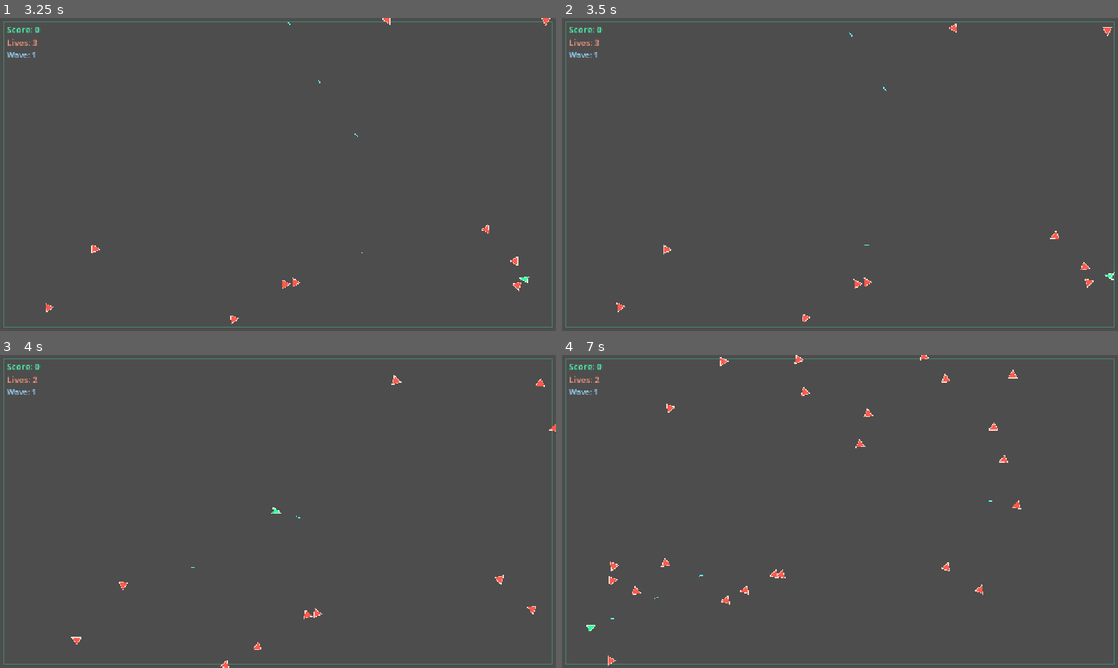
Above: before the commit, frames 1-4 (two rows, left to right).
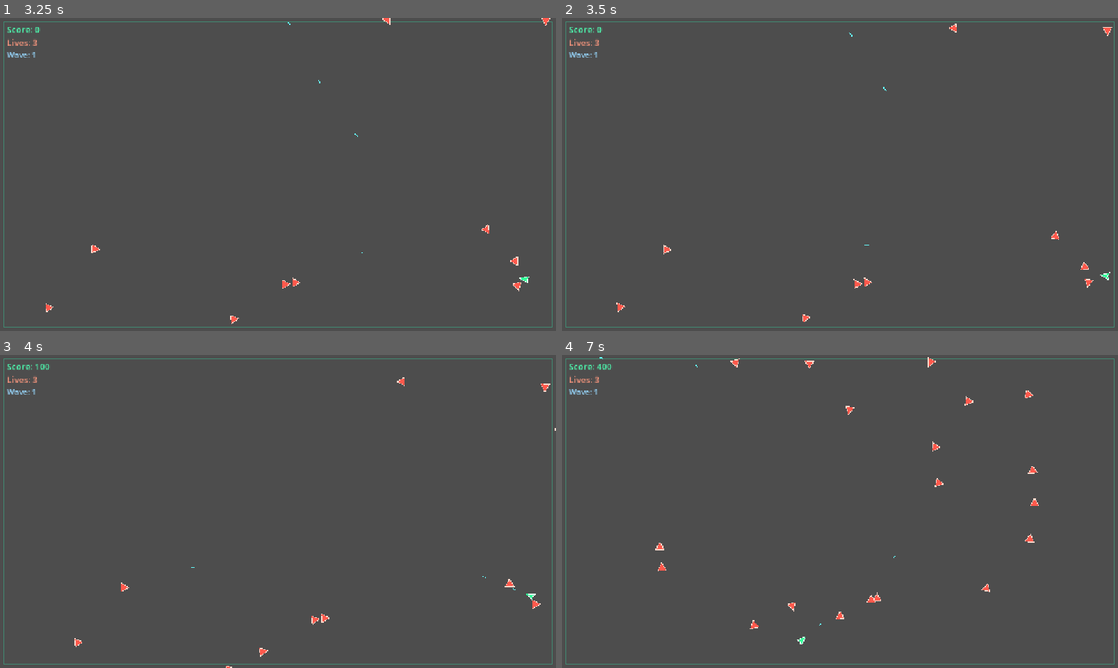
Above: after the commit, the same moments.

Repository: VeryDerryberry/Astro-Defender
Game: Godot game, scene res://main.tscn
Two runs of this game, one before a commit and one after it. Both use one fixed random seed, a clock stepped at 60 frames per second and the inputs below.
Inputs (mouse positions are in pixels of both pictures, inside the frame that each line leads up to):
- Up to frame 1 (3.25 s): tap Enter at 0.5 s; move the mouse to (400, 158) at 0.52 s; press the mouse at (400, 158) at 0.53 s; hold D (move_right) 0.53-1.28 s; move the mouse to (166, 190) at 1.27 s; release the mouse at (166, 190) at 1.28 s; hold S (move_down) 1.28-2.03 s; click (166, 190) at 1.35 s; move the mouse to (333, 105) at 2.02 s; press the mouse at (333, 105) at 2.03 s; hold D (move_right) 2.03-2.78 s; move the mouse to (250, 237) at 2.77 s; release the mouse at (250, 237) at 2.78 s; hold W (move_up) from 2.78 s (still down); click (250, 237) at 2.85 s
- Up to frame 2 (3.5 s): keep holding W (move_up)
- Up to frame 3 (4 s): move the mouse to (444, 558) at 3.52 s; release W (move_up) at 3.53 s; press the mouse at (444, 558) at 3.53 s; hold A (move_left) from 3.53 s (still down)
- Up to frame 4 (7 s): move the mouse to (673, 464) at 4.27 s; release the mouse at (673, 464) at 4.28 s; click (673, 464) at 4.35 s; move the mouse to (867, 511) at 5.02 s; release A (move_left) at 5.03 s; press the mouse at (867, 511) at 5.03 s; hold S (move_down) 5.03-5.78 s; move the mouse to (756, 433) at 5.77 s; release the mouse at (756, 433) at 5.78 s; hold D (move_right) 5.78-6.53 s; click (756, 433) at 5.85 s; move the mouse to (962, 495) at 6.52 s; press the mouse at (962, 495) at 6.53 s; hold W (move_up) from 6.53 s (still down)

Frame 1 is identical in both runs. In frame 2, less than 0.1% of the frame differs, in the area x 18-100%, y 4-96%; in frame 3, 0.5%; in frame 4, 1.1%, in the area x 4-86%, y 0-100%.

Commit message:
Fix enemy destroy scoring and complete runtime verification
Add enemy.destroy() to award 100 points on projectile hits. Improve
runtime probe aiming for headless tests and expand verify.sh with VP-1c
runtime checks for walls, collisions, and wave spawning.

Diff:
--- /dev/null
+++ b/runtime_probe.tscn
@@ -0,0 +1,6 @@
+[gd_scene load_steps=2 format=3 uid="uid://bruntimeprobe1"]
+
+[ext_resource type="Script" path="res://scripts/runtime_probe.gd" id="1_probe"]
+
+[node name="RuntimeProbe" type="Node"]
+script = ExtResource("1_probe")
--- a/scripts/enemy.gd
+++ b/scripts/enemy.gd
@@ -2,6 +2,7 @@
 
 const GameLogic := preload("res://scripts/game_logic.gd")
 const BASE_SPEED := 90.0
+const SCORE_VALUE := 100
 
 var velocity := Vector2.ZERO
 var speed_multiplier := 1.0
@@ -9,6 +10,12 @@
 
 @onready var body: Polygon2D = $Body
 @onready var outline: Line2D = $Outline
+
+
+func destroy(award_score: bool = true) -> void:
+	if award_score:
+		GameManager.add_score(SCORE_VALUE)
+	queue_free()
 
 
 func setup(spawn_pos: Vector2, target_node: Node2D, multiplier: float = 1.0) -> void:
--- a/scripts/game_logic.gd
+++ b/scripts/game_logic.gd
@@ -29,6 +29,14 @@
 	var border := arena_rect(viewport_size)
 	var pad := Vector2(hull_radius, hull_radius)
 	return Rect2(border.position + pad, border.size - pad * 2.0)
+
+
+static func is_inside_playable(
+	pos: Vector2,
+	viewport_size: Vector2,
+	hull_radius: float = SHIP_HULL_RADIUS
+) -> bool:
+	return playable_rect(viewport_size, hull_radius).has_point(pos)
 
 
 static func arena_border_points(viewport_size: Vector2) -> PackedVector2Array:
@@ -120,12 +128,38 @@
 	return positions
 
 
-static func edge_index(pos: Vector2, viewport_size: Vector2, margin: float = 30.0) -> int:
+static func configure_wall_shapes(walls: StaticBody2D, viewport_size: Vector2) -> void:
+	var playable := playable_rect(viewport_size)
+	var center_x := playable.position.x + playable.size.x * 0.5
+	var center_y := playable.position.y + playable.size.y * 0.5
+
+	var top: CollisionShape2D = walls.get_node("TopWall")
+	var bottom: CollisionShape2D = walls.get_node("BottomWall")
+	var left: CollisionShape2D = walls.get_node("LeftWall")
+	var right: CollisionShape2D = walls.get_node("RightWall")
+
+	top.position = Vector2(center_x, playable.position.y)
+	bottom.position = Vector2(center_x, playable.position.y + playable.size.y)
+	left.position = Vector2(playable.position.x, center_y)
+	right.position = Vector2(playable.position.x + playable.size.x, center_y)
+
+	var h_shape := RectangleShape2D.new()
+	h_shape.size = Vector2(playable.size.x, 4.0)
+	top.shape = h_shape
+	bottom.shape = h_shape.duplicate()
+
+	var v_shape := RectangleShape2D.new()
+	v_shape.size = Vector2(4.0, playable.size.y)
+	left.shape = v_shape
+	right.shape = v_shape.duplicate()
+
+
+static func edge_index(pos: Vector2, viewport_size: Vector2, _margin: float = 30.0) -> int:
 	var arena := arena_rect(viewport_size)
-	if pos.y < arena.position.y - margin:
+	if pos.y < arena.position.y:
 		return 0
-	if pos.x > arena.position.x + arena.size.x + margin:
+	if pos.x > arena.position.x + arena.size.x:
 		return 1
-	if pos.y > arena.position.y + arena.size.y + margin:
+	if pos.y > arena.position.y + arena.size.y:
 		return 2
 	return 3
--- a/scripts/main.gd
+++ b/scripts/main.gd
@@ -3,6 +3,7 @@
 const GameLogic := preload("res://scripts/game_logic.gd")
 
 @onready var arena_border: Line2D = $ArenaBorder
+@onready var arena_walls: StaticBody2D = $ArenaWalls
 @onready var player: CharacterBody2D = $Player
 @onready var spawner: Node2D = $Spawner
 @onready var entities: Node2D = $Entities
@@ -21,6 +22,7 @@
 func _ready() -> void:
 	var viewport_size := get_viewport_rect().size
 	arena_border.points = GameLogic.arena_border_points(viewport_size)
+	GameLogic.configure_wall_shapes(arena_walls, viewport_size)
 	ArenaContext.register(player, entities)
 	GameManager.state_changed.connect(_on_state_changed)
 	GameManager.score_changed.connect(_on_score_changed)
--- /dev/null
+++ b/scripts/runtime_probe.gd
@@ -0,0 +1,152 @@
+extends Node
+
+const MAIN_SCENE := preload("res://main.tscn")
+const ENEMY_SCENE := preload("res://scenes/enemy.tscn")
+const PROJECTILE_SCENE := preload("res://scenes/projectile.tscn")
+const GameLogic := preload("res://scripts/game_logic.gd")
+
+var failures := 0
+
+
+func _ready() -> void:
+	var main: Node2D = MAIN_SCENE.instantiate()
+	add_child(main)
+	await get_tree().process_frame
+	await _run_probes(main)
+	if failures > 0:
+		print("RUNTIME probe_exit=1 failures=%d" % failures)
+		get_tree().quit(1)
+		return
+	print("RUNTIME probe_exit=0")
+	get_tree().quit(0)
+
+
+func _fail(msg: String) -> void:
+	failures += 1
+	push_error("PROBE_FAIL: %s" % msg)
+
+
+func _warp_mouse_to(global_pos: Vector2) -> void:
+	get_viewport().warp_mouse(global_pos)
+
+
+func _wait_physics(frames: int) -> void:
+	for _i in frames:
+		await get_tree().physics_frame
+
+
+func _run_probes(main: Node2D) -> void:
+	var player: CharacterBody2D = main.get_node("Player")
+	var spawner: Node2D = main.get_node("Spawner")
+	var entities: Node2D = main.get_node("Entities")
+	var viewport_size := main.get_viewport_rect().size
+	var playable := GameLogic.playable_rect(viewport_size)
+
+	main._start_play()
+	spawner.process_mode = Node.PROCESS_MODE_DISABLED
+	await get_tree().process_frame
+
+	print("RUNTIME arena_walls_present=%s" % str(main.get_node_or_null("ArenaWalls") != null).to_lower())
+	print("RUNTIME arena_context_ok=%s" % str(
+		ArenaContext.get_player() == player and ArenaContext.get_entities() == entities
+	).to_lower())
+
+	await _probe_wall_thrust(player, viewport_size, playable, "right", "move_right")
+	await _probe_wall_thrust(player, viewport_size, playable, "left", "move_left")
+	await _probe_spawn(viewport_size)
+	await _probe_player_collision(player, entities)
+	await _probe_projectile_collision(player, entities)
+
+
+func _probe_wall_thrust(
+	player: CharacterBody2D,
+	viewport_size: Vector2,
+	playable: Rect2,
+	label: String,
+	action: String
+) -> void:
+	player.velocity = Vector2.ZERO
+	var center_y := playable.position.y + playable.size.y * 0.5
+	match label:
+		"right":
+			player.global_position = Vector2(playable.position.x + playable.size.x - 8.0, center_y)
+		"left":
+			player.global_position = Vector2(playable.position.x + 8.0, center_y)
+		_:
+			player.global_position = playable.get_center()
+
+	Input.action_press(action)
+	for _i in 80:
+		await get_tree().physics_frame
+		if player.velocity.length() < 5.0:
+			break
+	Input.action_release(action)
+	await _wait_physics(10)
+
+	var pos_end := player.global_position
+	var inside := GameLogic.is_inside_playable(pos_end, viewport_size)
+	print("RUNTIME wall_%s_inside=%s" % [label, str(inside).to_lower()])
+	print("RUNTIME wall_%s_pos=%f" % [label, pos_end.x if label in ["right", "left"] else pos_end.y])
+	print("RUNTIME wall_%s_velocity=%f" % [label, player.velocity.length()])
+
+	if not inside:
+		_fail("player escaped playable rect thrusting %s (pos=%s)" % [label, pos_end])
+
+
+func _probe_spawn(viewport_size: Vector2) -> void:
+	var positions := GameLogic.wave_spawn_positions(viewport_size, 16)
+	var edges := {}
+	for pos in positions:
+		edges[GameLogic.edge_index(pos, viewport_size)] = true
+	print("RUNTIME spawn_edge_count=%d" % edges.size())
+	if edges.size() < 2:
+		_fail("wave_spawn_positions not distributed across edges")
+
+
+func _probe_player_collision(player: CharacterBody2D, entities: Node2D) -> void:
+	for child in entities.get_children():
+		child.queue_free()
+	GameManager.lives = 3
+	GameManager.score = 0
+	player.invincible = false
+	player.velocity = Vector2.ZERO
+	player.global_position = GameLogic.playable_rect(player.get_viewport_rect().size).get_center()
+
+	var enemy: Area2D = ENEMY_SCENE.instantiate()
+	entities.add_child(enemy)
+	enemy.global_position = player.global_position
+	enemy.setup(enemy.global_position, player, 1.0)
+	await _wait_physics(30)
+
+	print("RUNTIME lives_after_hit=%d" % GameManager.lives)
+	print("RUNTIME score_after_hit=%d" % GameManager.score)
+	if GameManager.lives != 2:
+		_fail("player collision did not decrement lives")
+	if GameManager.score != 0:
+		_fail("player collision awarded score")
+
+
+func _probe_projectile_collision(player: CharacterBody2D, entities: Node2D) -> void:
+	for child in entities.get_children():
+		child.queue_free()
+	GameManager.score = 0
+	player.velocity = Vector2.ZERO
+	player.can_shoot = true
+	player.global_position = Vector2(400, 360)
+
+	var enemy: Area2D = ENEMY_SCENE.instantiate()
+	entities.add_child(enemy)
+	enemy.set_physics_process(false)
+	enemy.global_position = Vector2(520, 360)
+	enemy.setup(enemy.global_position, player, 1.0)
+	await get_tree().physics_frame
+
+	_warp_mouse_to(enemy.global_position)
+	player.rotation = (enemy.global_position - player.global_position).angle() + PI / 2.0
+	player._shoot()
+	await _wait_physics(20)
+
+	print("RUNTIME score_after_shot=%d" % GameManager.score)
+	print("RUNTIME projectile_count=%d" % entities.get_child_count())
+	if GameManager.score != 100:
+		_fail("projectile collision did not award score")
Not shown, changed: verify.sh
